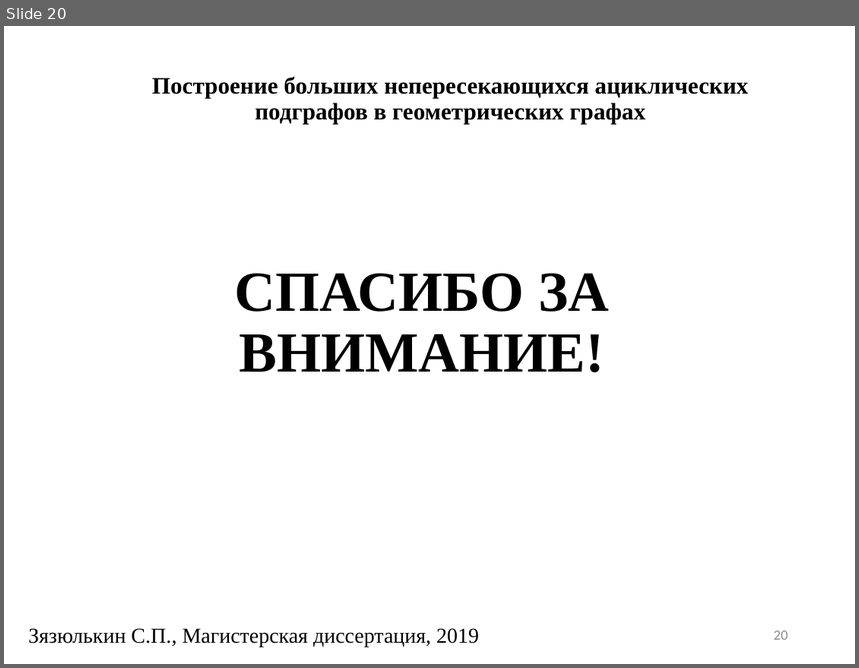
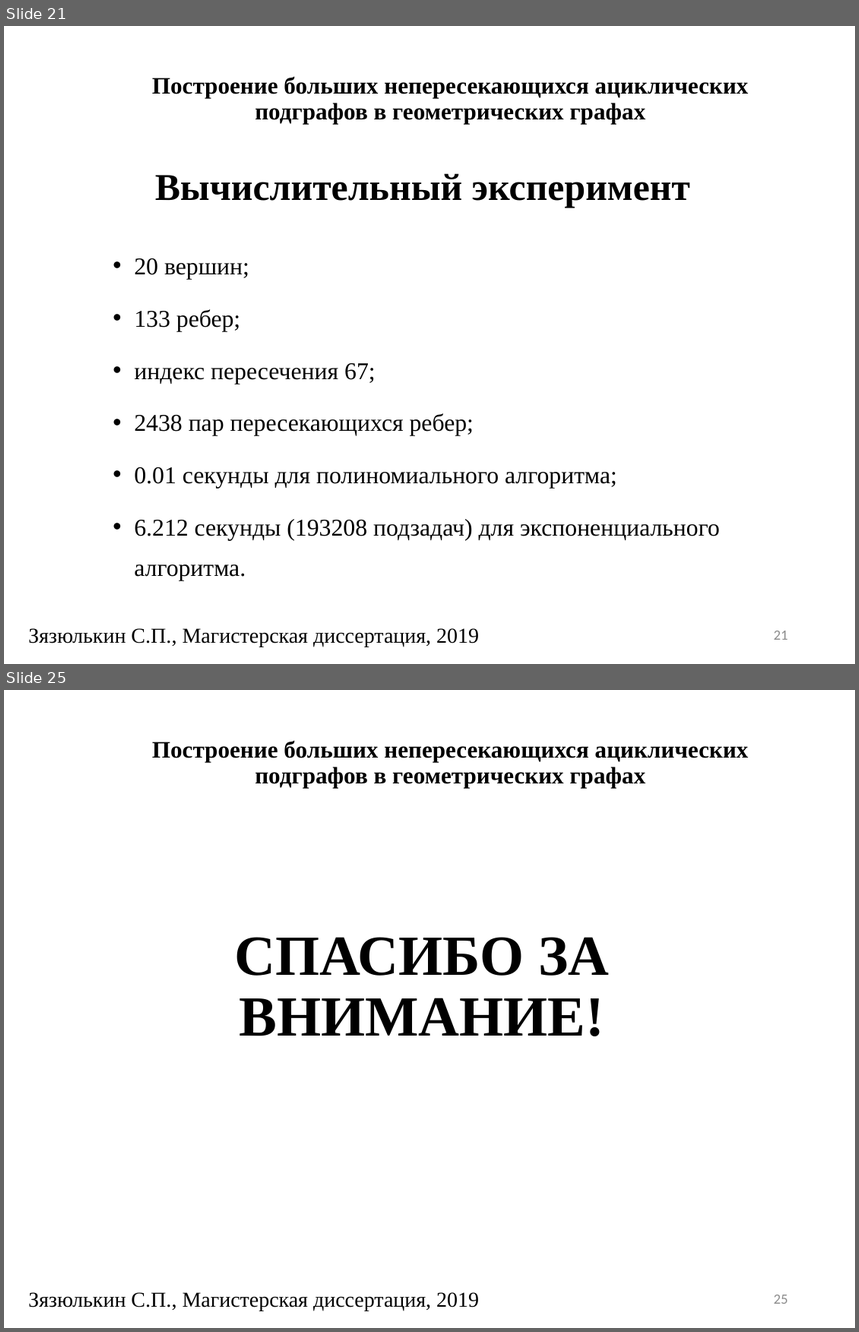
Before and after one commit to SergeyZyazyulkin/NonCrossingSubgraphs, a slide deck: docs/presentation.ppt. Shown one above the other, each under a label of ours: slide 20 before the commit, slides 21 and 25 after it; the slides between them are not shown. The pictures are 859x668 and 859x1332 pixels, drawn with LibreOffice and Linux fonts; fonts in the diff are those of the drawing; background and template pictures are left out. Boxes give left, top, right and bottom in pixels: in the first picture for what was removed or moved away, otherwise in the second. Text is boxed around its words. In the diff, an @@ line names an element or a change of style, - is before the commit and + after.

```diff
--- a/docs/presentation.ppt
+++ b/docs/presentation.ppt
@@ slide 21 added at (4,26,855,664), background #FFFFFF; not listed: 1 template element that a slide beside it also shows @@
@@ title added at (155,173,690,208), 32 pt, text #000000, bold @@
+Вычислительный эксперимент
@@ text added at (134,259,720,581), 20.4 pt, text #000000 @@
+• 20 вершин;
+• 133 ребер;
+• индекс пересечения 67;
+• 2438 пар пересекающихся ребер;
+• 0.01 секунды для полиномиального алгоритма;
+• 6.212 секунды (193208 подзадач) для экспоненциального алгоритма.
@@ text added at (28,629,479,647), 18 pt, text #000000 @@
+Зязюлькин С.П., Магистерская диссертация, 2019
@@ page number added at (774,631,788,640), 12 pt, text #8C8C8C @@
+21
@@ what was slide 20 is now slide 25 @@
@@ page number at (774,1295,788,1304): text changed @@
-20
+25
```
Also in this commit, not shown: 17 slides changed, 4 other slides added, 3 other files.
